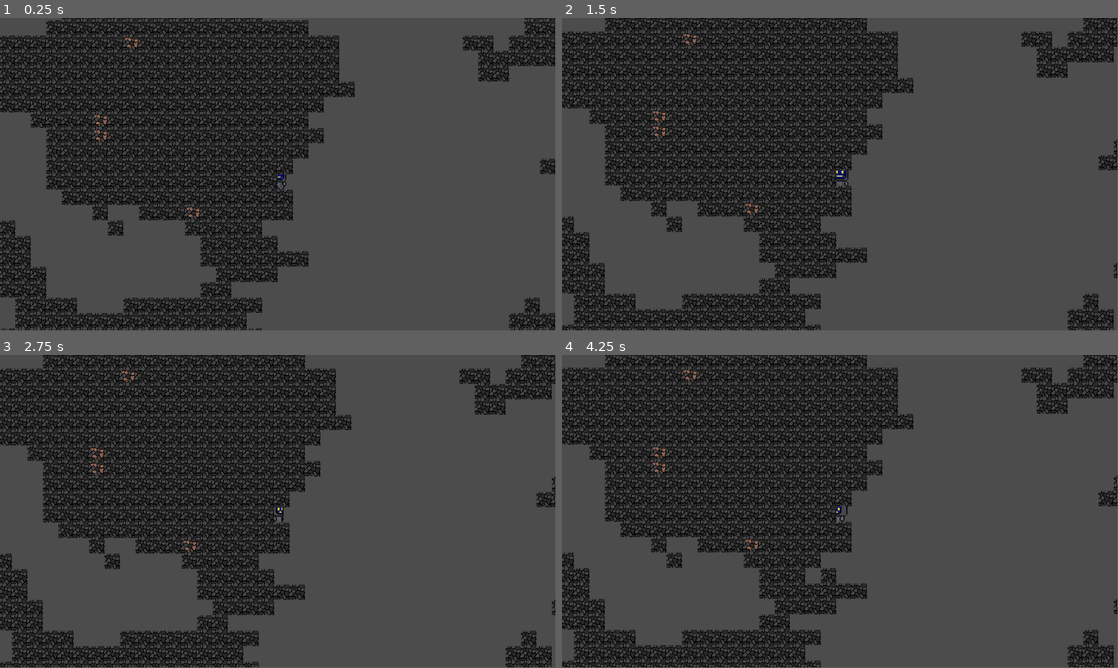
Above: before the commit, frames 1-4 (two rows, left to right).
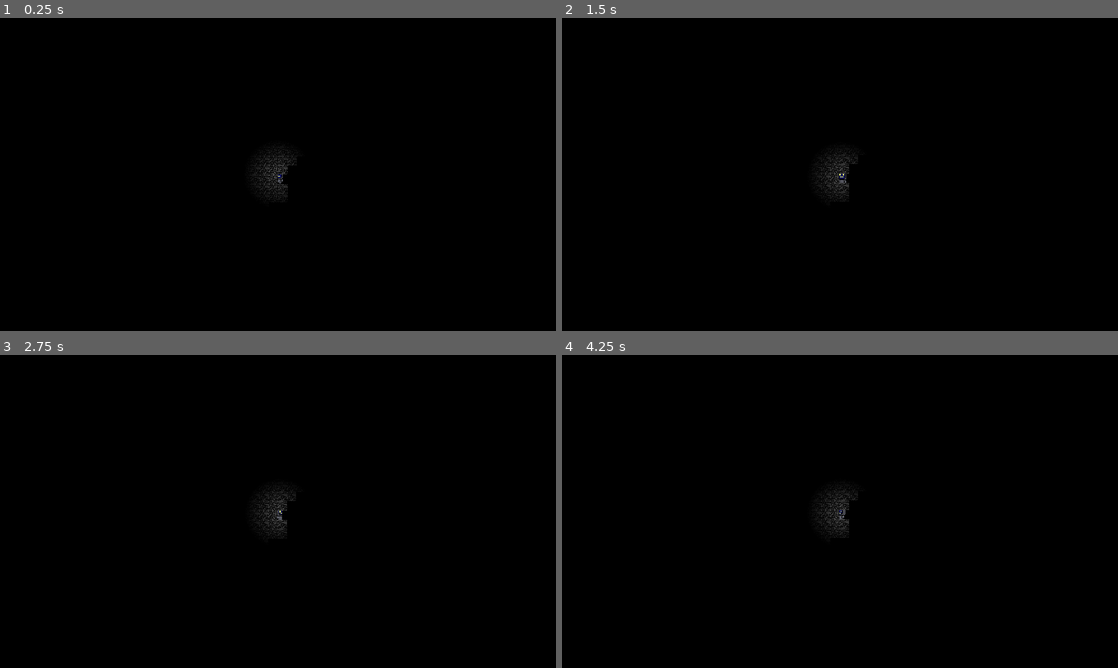
Above: after the commit, the same moments.

Repository: julesbauw/WorldGen
Game: Godot game, scene res://worldgen.tscn
The game is run twice, just before and just after one commit, with the same random seed, the same clock (stepped at 60 frames per second) and the same inputs.
Inputs (mouse positions are in pixels of both pictures, inside the frame that each line leads up to):
- Up to frame 1 (0.25 s): no input
- Up to frame 2 (1.5 s): tap Enter at 0.5 s; move the mouse to (962, 158) at 0.52 s; hold Right (right) 0.53-1.28 s; tap Mouse wheel down (MWD) at 0.6 s; click (962, 158) at 0.67 s; move the mouse to (728, 190) at 1.27 s; hold Down (down) from 1.28 s (still down); tap Mouse wheel up (MWU) at 1.35 s
- Up to frame 3 (2.75 s): tap Space at 2 s; move the mouse to (333, 442) at 2.02 s; release Down (down) at 2.03 s; hold Right (right) from 2.03 s (still down); tap Mouse wheel down (MWD) at 2.1 s
- Up to frame 4 (4.25 s): tap Enter at 2.75 s; move the mouse to (812, 574) at 2.77 s; release Right (right) at 2.78 s; hold Up (up) 2.78-3.53 s; tap Mouse wheel up (MWU) at 2.85 s; click (812, 574) at 2.92 s; tap Space at 3.5 s; move the mouse to (1006, 558) at 3.52 s; hold Left (left) from 3.53 s (still down); tap Mouse wheel down (MWD) at 3.6 s
In our replay, the window is 799x449 before the commit and 800x450 after it. These sizes can differ from the game's own. Grey fills any space a smaller window leaves; there, only what the larger window draws over its background counts as a difference.

The runs differ from the first frame. In frame 1, 87% of the frame differs, in the area x 0-100%, y 0-100%; in frame 2, 87%; in frame 3, 87%; in frame 4, 87%.
Error in both runs: Attempt to call function 'resize' in base 'null instance' on a null instance. (res://scripts/WorldGenerator.gd:88)

Commit message:
lighting

Diff:
--- /dev/null
+++ b/main.tscn
@@ -0,0 +1,20 @@
+[gd_scene load_steps=2 format=3 uid="uid://bttu1qwpnni3c"]
+
+[ext_resource type="PackedScene" uid="uid://ytt67m4hw7ah" path="res://worldgen.tscn" id="1_ig7tw"]
+
+[node name="main" type="Node2D"]
+
+[node name="SubViewportContainer" type="SubViewportContainer" parent="."]
+texture_filter = 1
+offset_right = 40.0
+offset_bottom = 40.0
+stretch = true
+
+[node name="SubViewport" type="SubViewport" parent="SubViewportContainer"]
+handle_input_locally = false
+canvas_item_default_texture_filter = 0
+size = Vector2i(40, 40)
+size_2d_override = Vector2i(480, 270)
+render_target_update_mode = 4
+
+[node name="worldGenerator" parent="SubViewportContainer/SubViewport" instance=ExtResource("1_ig7tw")]
--- a/project.godot
+++ b/project.godot
@@ -11,13 +11,23 @@
 [application]
 
 config/name="wordlgen"
-run/main_scene="res://worldgen.tscn"
-config/features=PackedStringArray("4.4", "Forward Plus")
+run/main_scene="uid://ytt67m4hw7ah"
+config/features=PackedStringArray("4.5", "Forward Plus")
 config/icon="res://icon.svg"
 
 [autoload]
 
 BlockManager="*res://scripts/block_manager.gd"
+
+[display]
+
+window/size/viewport_width=1920
+window/size/viewport_height=1080
+window/size/mode=3
+window/size/window_width_override=1920
+window/size/window_height_override=1080
+window/stretch/mode="viewport"
+window/stretch/scale_mode="integer"
 
 [input]
 
@@ -57,5 +67,6 @@
 textures/canvas_textures/default_texture_filter=0
 textures/default_filters/anisotropic_filtering_level=0
 viewport/hdr_2d=true
+environment/defaults/default_clear_color=Color(0, 0, 0, 1)
 2d/snap/snap_2d_transforms_to_pixel=true
 2d/snap/snap_2d_vertices_to_pixel=true
--- a/resources/biomes/sand.tres
+++ b/resources/biomes/sand.tres
@@ -17,4 +17,3 @@
 freq = 0.2
 tiles = Array[ExtResource("2_qe0rf")]([ExtResource("3_6wo77"), ExtResource("4_j44x1")])
 ores = Array[ExtResource("1_lexex")]([SubResource("Resource_l8jvu")])
-ore_frequency = 0.1
--- a/scenes/player.tscn
+++ b/scenes/player.tscn
@@ -449,6 +449,18 @@
 &"walk_up": SubResource("Animation_jg6tb")
 }
 
+[sub_resource type="Gradient" id="Gradient_g2els"]
+offsets = PackedFloat32Array(0, 0.13108614, 0.9962547)
+colors = PackedColorArray(0.9737828, 0.9737828, 0.9737828, 1, 1, 1, 1, 1, 0, 0, 0, 1)
+
+[sub_resource type="GradientTexture2D" id="GradientTexture2D_qhqgy"]
+gradient = SubResource("Gradient_g2els")
+width = 256
+height = 256
+fill = 1
+fill_from = Vector2(0.5, 0.5)
+fill_to = Vector2(0.82051283, 0.14529915)
+
 [node name="CharacterBody2D" type="CharacterBody2D"]
 script = ExtResource("1_l5num")
 speed = 200.0
@@ -473,5 +485,8 @@
 
 [node name="AnimationPlayer" type="AnimationPlayer" parent="."]
 libraries = {
-"": SubResource("AnimationLibrary_n1pr7")
-}
+&"": SubResource("AnimationLibrary_n1pr7")
+}
+
+[node name="PointLight2D" type="PointLight2D" parent="."]
+texture = SubResource("GradientTexture2D_qhqgy")
--- a/scripts/Player.gd
+++ b/scripts/Player.gd
@@ -20,6 +20,7 @@
 
 
 func _physics_process(_delta: float) -> void:
+	super.set_physics_process(_delta)
 
 	# movement
 	var input_direction = Vector2(
--- a/scripts/camera_move.gd
+++ b/scripts/camera_move.gd
@@ -6,12 +6,14 @@
 var target: Node2D
 
 func _ready():
+	make_current()
 	if target_path != null:
 		target = get_node(target_path)
 
-func _process(delta):
+func _physics_process(delta: float) -> void:
 	if target:
 		var target_position = target.global_position
-        # Smoothly interpolate the camera's position toward the player's position
+
 		global_position = global_position.lerp(target_position, follow_speed * delta)
+
 		global_position = global_position.round()
--- a/worldgen.tscn
+++ b/worldgen.tscn
@@ -6,6 +6,7 @@
 [ext_resource type="Resource" uid="uid://er018ctlys3d" path="res://resources/biomes/ice.tres" id="3_hu5gn"]
 [ext_resource type="Resource" uid="uid://bmsl2nblwkgdy" path="res://resources/biomes/default.tres" id="4_afa3c"]
 [ext_resource type="Resource" uid="uid://qsaek5o1au2t" path="res://resources/biomes/sand.tres" id="5_yt02j"]
+[ext_resource type="Script" uid="uid://qiorvu7b6avu" path="res://scripts/camera_move.gd" id="6_p2mr4"]
 [ext_resource type="Texture2D" uid="uid://cdanpllq03pax" path="res://sprites/worldgensprites.png" id="7_trtwv"]
 
 [sub_resource type="TileSetAtlasSource" id="TileSetAtlasSource_1i0hr"]
@@ -141,20 +142,28 @@
 sources/1 = SubResource("TileSetAtlasSource_1i0hr")
 
 [node name="worldGenerator" type="Node2D" node_paths=PackedStringArray("player")]
+texture_filter = 1
 script = ExtResource("1_kwui4")
 biomes = Array[ExtResource("2_6vb71")]([ExtResource("3_hu5gn"), ExtResource("4_afa3c"), ExtResource("5_yt02j")])
 player = NodePath("CharacterBody2D")
 load_distance = 2
 
+[node name="Camera2D" type="Camera2D" parent="."]
+texture_filter = 1
+script = ExtResource("6_p2mr4")
+target_path = NodePath("../CharacterBody2D")
+
 [node name="CharacterBody2D" parent="." node_paths=PackedStringArray("worldGenerator") instance=ExtResource("3_gcga7")]
+texture_filter = 1
 worldGenerator = NodePath("..")
 
-[node name="Camera2D" type="Camera2D" parent="CharacterBody2D"]
-position_smoothing_enabled = true
-
 [node name="TileMap" type="TileMap" parent="."]
-texture_filter = 2
+z_index = 1
+texture_filter = 1
 tile_set = SubResource("TileSet_ont48")
 format = 2
 layer_0/z_index = -2
 layer_1/name = "Layer1"
+
+[node name="DirectionalLight2D" type="DirectionalLight2D" parent="."]
+blend_mode = 1
Not shown: 1 places in scenes/player.tscn that only renumber resources
Not shown: 1 places in worldgen.tscn that only renumber resources
